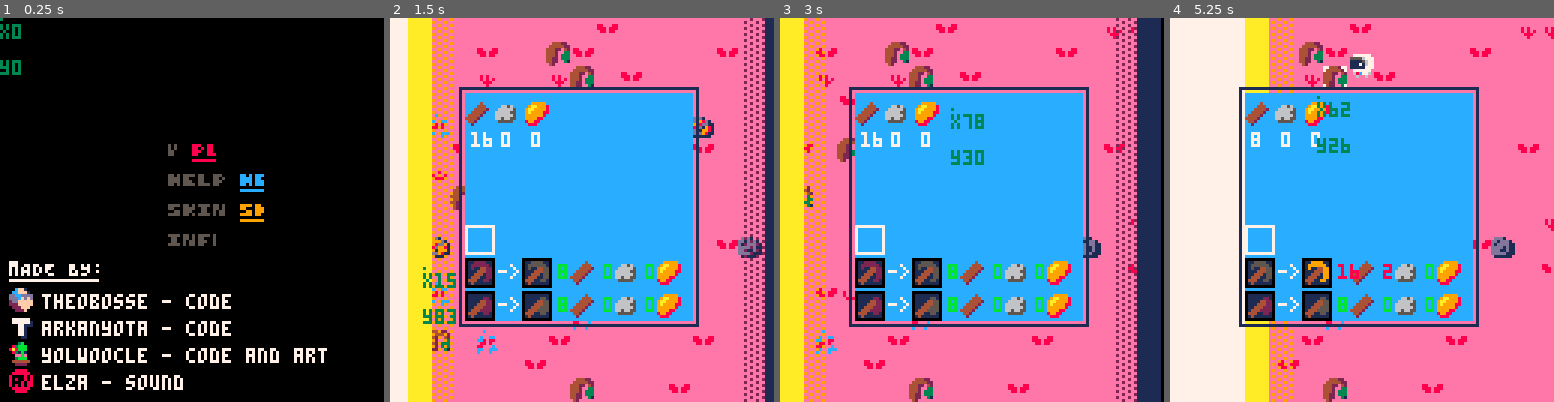
Above: before the commit, frames 1-4 (left to right).
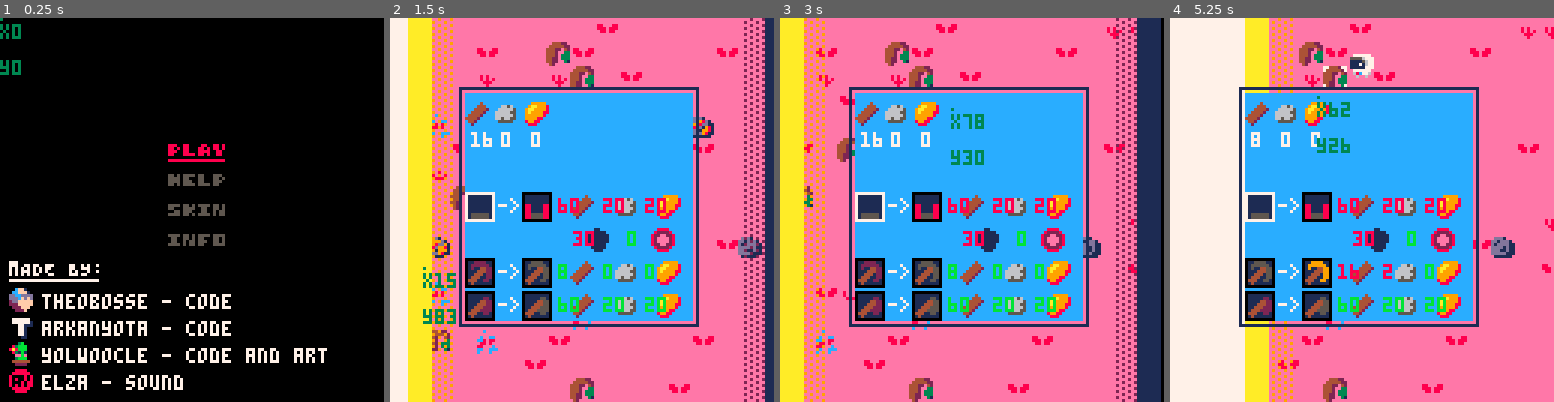
Above: after the commit, the same moments.

Repository: ARKANYOTA/ludumdare47
Game: PICO-8 cartridge arkanv1.p8
Two runs of this game, one before a commit and one after it. Both use one fixed random seed, a clock stepped at 60 frames per second and the inputs below.
Inputs (mouse positions are in pixels of both pictures, inside the frame that each line leads up to):
- Up to frame 1 (0.25 s): no input
- Up to frame 2 (1.5 s): tap X (X key) at 0.33, 1.07 s; click (670, 121) at 0.67 s; tap O (Z key) at 0.7 s; click (436, 267) at 1.22 s
- Up to frame 3 (3 s): hold Right 1.6-2.1 s; tap O (Z key) every 0.4 s from 1.7 to 2.9 s; click (887, 114) at 1.77 s; tap X (X key) at 1.85, 2.97 s; hold Up 2.15-2.42 s; click (952, 259) at 2.32 s; hold Right from 2.47 s (still down); click (1014, 106) at 2.87 s
- Up to frame 4 (5.25 s): release Right at 3.03 s; hold Left 3.08-3.58 s; tap O (Z key) every 0.4 s from 3.3 to 4.9 s; click (1465, 256) at 3.42 s; hold Down 3.63-3.97 s; click (1231, 102) at 3.97 s; hold Right 4.02-4.68 s; tap X (X key) at 4.08, 5.2 s; click (1292, 248) at 4.52 s; hold Up 4.73-5.03 s; click (1354, 94) at 5.07 s; hold Left from 5.08 s (still down)

The runs differ from the first frame. In frame 1, 0.8% of the frame differs, in the area x 43-69%, y 32-60%; in frame 2, 3.5%, in the area x 19-76%, y 45-77%; in frame 3, 3.5%; in frame 4, 3.5%.

Commit message:
craft fusee

Diff:
--- a/arkanv1.p8
+++ b/arkanv1.p8
@@ -39,10 +39,11 @@
 --pioche(pixaxe)
 p=1
 --hache(axe)
-
 a=1
+f=1
 pmax = 3
 amax = 3
+fmax = 3
 inv={w=16,s=0,i=0,c=0,m=0}
 
 open=false
@@ -59,11 +60,11 @@
 		i={0,0,5}
 	},
 	f={
-		w={64,64,64,64},
-		s={64,64,64,64},
-		i={64,64,64,64},
-		c={64,64,64,64},
-		m={64,64,64,64}
+		w={60,99,99,99},
+		s={20,50,80,99},
+		i={20,35,70,99},
+		c={30,50,75,99},
+		m={0,2,5,10}
 	}
 }
 sobj = 0
@@ -348,27 +349,27 @@
 function drmenu()
 	--affiche
 	if intmenu%4==0 then
- 	spr(130,56,40, 2,1)
+ 	spr(131,56,40, 3,1)
  else
- 	spr(128,56,40, 4,1)
+ 	spr(128,56,40, 3,1)
  end
  if intmenu%4==1 then
- 	spr(146,56,50, 2,1)
+ 	spr(147,56,50, 3,1)
  else
- 	spr(144,56,50, 4,1)
+ 	spr(144,56,50, 3,1)
  end
 
  if intmenu%4==2 then
- 	spr(162,56,60, 2,1)
+ 	spr(163,56,60, 3,1)
 
  	spr(4+(sp*16),46,60, 1,1)
  else
- 	spr(160,56,60, 4,1)
+ 	spr(160,56,60, 3,1)
  end
  if intmenu%4==3 then
- 	spr(178,56,70, 2,1)
+ 	spr(179,56,70, 3,1)
  else
- 	spr(176,56,70, 2,1)
+ 	spr(176,56,70, 3,1)
  end
  --tuto
  if tuto then
@@ -498,6 +499,57 @@
 	printui(inv.s,37,38)
 	printui(inv.i,47,38)
 
+	 --fusee
+	--upgrade fusee
+	--pioche fusee
+	rectfill(cx+25, 58, cx+25+9, 58+9, 1)
+	spr(100+f, cx+26, 59)
+
+	if fmax>=f then
+		--fusee vers upgrade
+	 rectfill(cx+44, 58, cx+44+9, 58+9, 1)
+	 rect(cx+44, 58, cx+44+9, 58+9, 0)
+		spr(101+f, cx+45, 59)
+		--fleche entre 2
+		printui("->",36,60)
+
+		--couleur du chiffre avant
+		if inv.w < req.f.w[f] then
+			wcolor = 8 else wcolor = 11
+		end
+		if inv.s < req.f.s[f] then
+			scolor = 8 else scolor = 11
+		end
+		if inv.i < req.f.i[f] then
+			icolor = 8 else icolor = 11
+		end
+		if inv.c < req.f.c[f] then
+			ccolor = 8 else ccolor = 11
+		end
+		if inv.m < req.f.m[f] then
+			mcolor = 8 else mcolor = 11
+		end
+
+		--chiffre et sprite de ce que
+		--on a besoin pour craft
+		spr(96,cx+60,59)
+		printui(req.f.w[f],56,60, wcolor)
+
+		spr(97,cx+75,59)
+		printui(req.f.s[f],71,60, scolor)
+
+		spr(98,cx+89,59)
+		printui(req.f.i[f],85,60, icolor)
+
+		spr(99,cx+65,70)
+		printui(req.f.c[f],61,71, ccolor)
+
+		spr(100,cx+87,70)
+		printui(req.f.m[f],79,71, mcolor)
+	else
+		printui("max lvl reached",37,82, 11)
+	end
+
 	--pioche
 	--upgrade pioche
 	--pioche actuelle
@@ -563,13 +615,13 @@
 		--chiffre et sprite de ce que
 		--on a besoin pour craft
 		spr(96,cx+60,92)
-		printui(req.a.w[a],56,93, wcolor)
+		printui(req.f.w[f],56,93, wcolor)
 
 		spr(97,cx+75,92)
-		printui(req.a.s[a],71,93, scolor)
+		printui(req.f.s[f],71,93, scolor)
 
 		spr(98,cx+89,92)
-		printui(req.a.i[a],85,93, icolor)
+		printui(req.f.i[f],85,93, icolor)
 	else
 		printui("max lvl reached",37,92, 11)
 	end
@@ -577,9 +629,9 @@
 	--selected object
 	--contour
 	if sobj==0 then --fusee
-		rect(cx+25, 69, cx+25+9, 69+9, 7)
+		rect(cx+25, 58, cx+25+9, 58+9, 7)
 	else
-		rect(cx+25, 69, cx+25+9, 69+9, 0)
+		rect(cx+25, 58, cx+25+9, 58+9, 0)
 	end
 	if sobj==1 then --pioche
 		rect(cx+25, 80, cx+25+9, 80+9, 7)
@@ -691,14 +743,14 @@
 4422e333ddd11d11ddd19981ddd11101d882ee210444222204445555044499990444cccc00000000000000000000000000000000000000000000000000000000
 4422ee31ddddd111dddd9811dddd1011dddd121144400220444005504440099044400cc000000000000000000000000000000000000000000000000000000000
 e42eeeeee111111ee111111ee111111ee111111e0400000004000000040000000400000000000000000000000000000000000000000000000000000000000000
-0000040000000000009999900001100000888800000220000006600000099000000cc00000000000000000000000000000000000000000000000000000000000
-000044400066560009aa99980011111008222280000220000006600000099000000cc00000000000000000000000000000000000000000000000000000000000
-00044442066666509aa9999801111111822ee22800255200006556000095590000c55c0000000000000000000000000000000000000000000000000000000000
-00444420666665509a9999880111111182eeee2800255200006556000095590000c55c0000000000000000000000000000000000000000000000000000000000
-0444420066666650999999800111111182eeee2800255200006556000095590000c55c0000000000000000000000000000000000000000000000000000000000
-44442000665665509999880001111110822ee2280255552006555560095555900c5555c000000000000000000000000000000000000000000000000000000000
-04420000055555008998800000111110082222800255552006555560095555900c5555c000000000000000000000000000000000000000000000000000000000
-00200000000000000888000000011100008888000255552006555560095555900c5555c000000000000000000000000000000000000000000000000000000000
+00000400000000000099999000011000008888000000000000000000000000000005500000099000000000000000000000000000000000000000000000000000
+000044400066560009aa999800111110082222800000000000000000002222000052250000922900000000000000000000000000000000000000000000000000
+00044442066666509aa9999801111111822ee2280000000000000000002222000052250000522500000000000000000000000000000000000000000000000000
+00444420666665509a9999880111111182eeee280000000088000088882222885852258559522595000000000000000000000000000000000000000000000000
+0444420066666650999999800111111182eeee280000000088000088882222888852258898522589000000000000000000000000000000000000000000000000
+44442000665665509999880001111110822ee2280000000088000088882222888852258888522588000000000000000000000000000000000000000000000000
+04420000055555008998800000111110082222800555555088555588885555888855558888555588000000000000000000000000000000000000000000000000
+00200000000000000888000000011100008888000555555088555588885555888855558899555599000000000000000000000000000000000000000000000000
 00000000000000000000000000000000000000000000000000000000000000000000000000000000000000000000000000cff100000000000003b00000888800
 0000000000000000000000000000000000000000000000000000000000000000000000000000000000000000000000000ccfff1007777770083bbb0008888880
 000000000000000000000000000000000000000000000000000000000000000000000000000000000000000000000000ddccdddd077777718a8bbb0080000808
